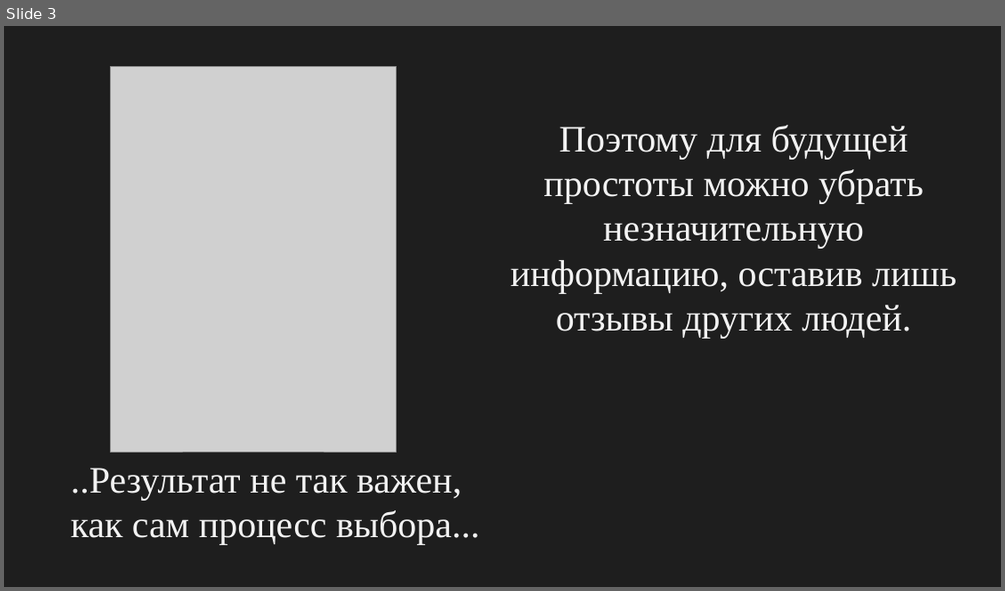
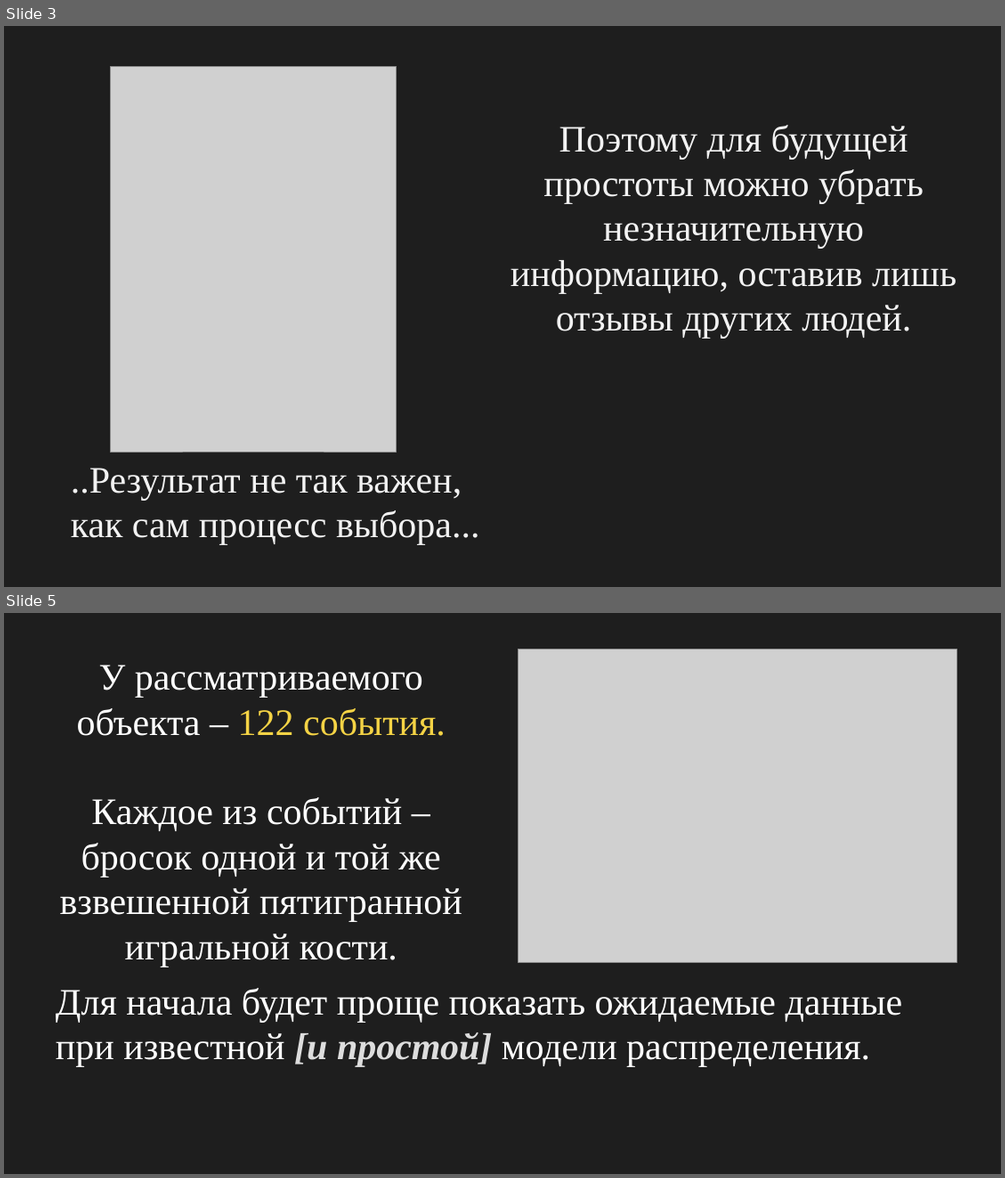
Before and after one commit to Yur1yPzdc/Ultra_Probably_Project, a slide deck: Project_v2.pptx. Shown one above the other, each under a label of ours: slide 3 before the commit, slides 3 and 5 after it; the slides between them are not shown. The pictures are 1005x591 and 1005x1178 pixels, drawn with LibreOffice and Linux fonts; fonts in the diff are those of the drawing; grey boxes stand for pictures. Boxes give left, top, right and bottom in pixels: in the first picture for what was removed or moved away, otherwise in the second. Text is boxed around its words. In the diff, an @@ line names an element or a change of style, - is before the commit and + after.

```diff
--- a/Project_v2.pptx
+++ b/Project_v2.pptx
@@ slide 5 added at bbox=[4, 613, 1001, 1174], background #FFFFFF @@
@@ rectangle added at bbox=[4, 613, 1001, 1174], fill #1E1E1E @@
@@ text added at bbox=[60, 665, 462, 966], 36 pt, text #FFFFFF @@
+У рассматриваемого объекта – 122 события.
+Каждое из событий – бросок одной и той же взвешенной пятигранной игральной кости.
@@ picture added at bbox=[518, 649, 956, 962] @@
@@ text added at bbox=[56, 988, 903, 1066], 36 pt, text #FFFFFF @@
+Для начала будет проще показать ожидаемые данные при известной [и простой] модели распределения.
```
Also in this commit, not shown: 1 slide changed, 1 other slide added, 1 slide removed, 8 other files.
